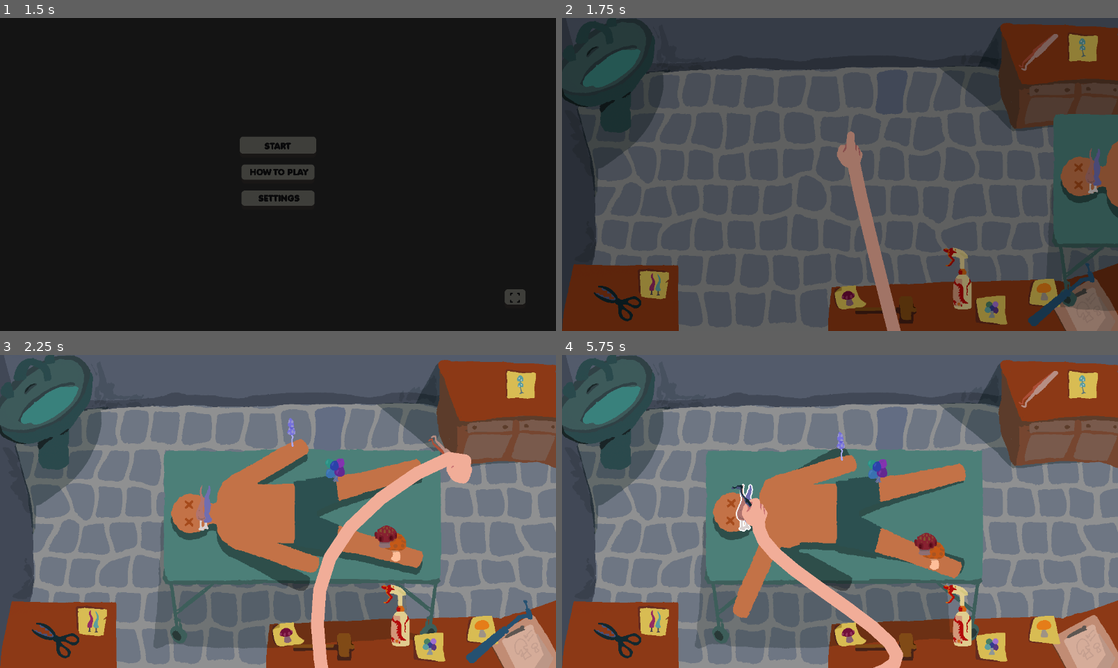
Above: before the commit, frames 1-4 (two rows, left to right).
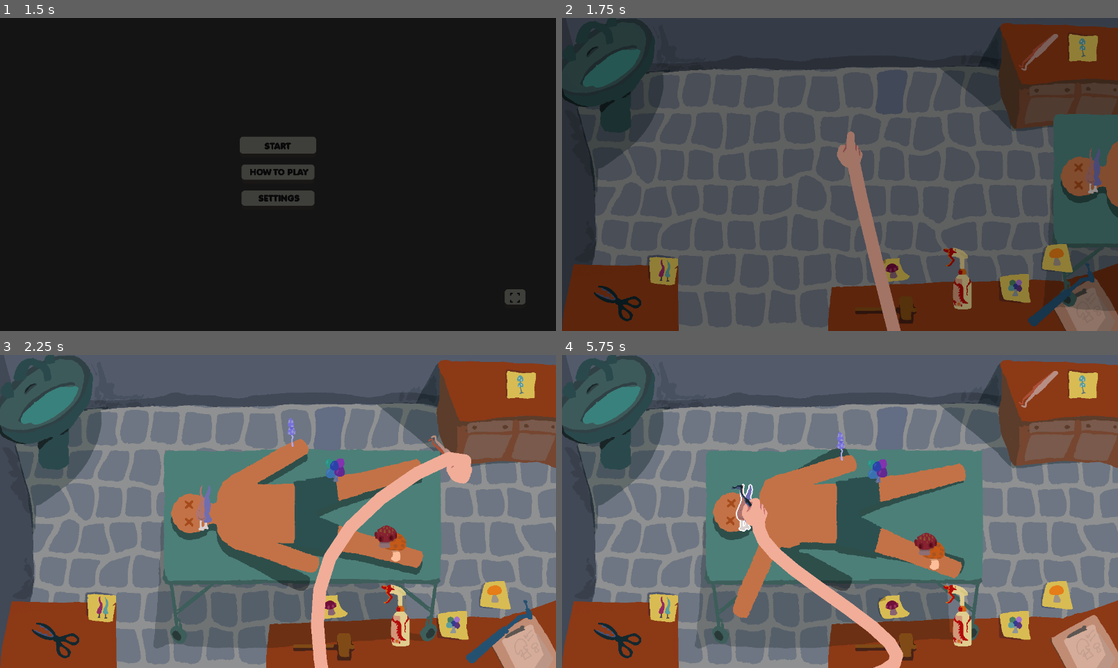
Above: after the commit, the same moments.

Repository: IsaacCerejo/wild-jam-87
Game: Godot game, scene res://scenes/splash_screen_manager/splash_screen_manager.tscn
The game is run twice, just before and just after one commit, with the same random seed, the same clock (stepped at 60 frames per second) and the same inputs. The engine's default icon, where the game draws it, is replaced by a stand-in: a white triangle on a blue panel in a dark square. Sound files missing from this copy of the repository are replaced by a short silence.
Inputs (mouse positions are in pixels of both pictures, inside the frame that each line leads up to):
- Up to frame 1 (1.5 s): tap Enter at 0.5 s; move the mouse to (400, 158) at 0.52 s; click (400, 158) at 0.67 s; click "START" at 1.25 s
- Up to frame 2 (1.75 s): no input
- Up to frame 3 (2.25 s): drag from (478, 389) to (394, 614) at 2.02 s
- Up to frame 4 (5.75 s): click (956, 614) at 2.92 s; drag from (617, 636) to (890, 646) at 3.52 s; drag from (890, 646) to (745, 508) at 4.27 s; drag from (1062, 633) to (745, 508) at 5.02 s

Frame 1 is identical in both runs. In frame 2, 2.9% of the frame differs, in the area x 13-92%, y 72-98%; in frame 3, 3.0%; in frame 4, 3.1%.

Commit message:
feat: dissolving post its

Diff:
--- /dev/null
+++ b/resources/shaders/dissolve.gdshader
@@ -0,0 +1,53 @@
+shader_type canvas_item;
+
+uniform vec3 base_color : source_color = vec3(1.0, 1.0, 1.0);
+uniform vec3 inside_color : source_color = vec3(0.2, 0.2, 0.2);
+
+uniform float dissolve_amount : hint_range(0.0, 1.0) = 0.0;
+
+uniform vec3 glow_color : source_color = vec3(1.0, 0.0, 0.0);
+uniform float glow_intensity = 5.0;
+uniform float glow_border_width : hint_range(0.0, 0.25) = 0.05;
+uniform float glow_border_smoothness : hint_range(0.0, 0.1) = 0.04;
+
+uniform sampler2D noise_texture : source_color;
+
+void fragment() {
+    // Sample textures
+    vec4 tex = texture(TEXTURE, UV);
+    float noise = texture(noise_texture, UV).r;
+
+    // Base dissolve math
+    float border_mask = 0.0;
+    if (dissolve_amount > 0.0) {
+        float border_size = dissolve_amount + glow_border_width;
+
+        border_mask = 1.0 - smoothstep(
+            border_size - glow_border_smoothness,
+            border_size + glow_border_smoothness,
+            noise
+        );
+    }
+
+    // Glow emission
+    vec3 emission = glow_color * border_mask * glow_intensity;
+
+    // Dissolve base surface color
+    vec3 final_color = mix(tex.rgb * base_color, vec3(0.0), border_mask);
+
+    // If back-facing (2D doesn’t have FRONT_FACING, so we ignore)
+    // If you want inside color, you can mix based on dissolve
+    if (noise < dissolve_amount) {
+        final_color = inside_color;
+    }
+
+    COLOR = vec4(final_color, tex.a);
+
+    // Alpha cutout (scissor equivalent)
+    if (noise < dissolve_amount) {
+        discard;
+    }
+
+    // Add emission by overwriting visible color
+    COLOR.rgb += emission;
+}
--- a/scenes/main_game/main_game.tscn
+++ b/scenes/main_game/main_game.tscn
@@ -10,9 +10,11 @@
 [ext_resource type="PackedScene" uid="uid://cfynw7ir82qmn" path="res://scenes/main_game/tool.tscn" id="7_b4n6q"]
 [ext_resource type="Texture2D" uid="uid://dhupda6d3r6f1" path="res://assets/tools/tool_hammer.png" id="7_ebk6p"]
 [ext_resource type="Texture2D" uid="uid://d1wspkbkkygsv" path="res://assets/tools/tool_spray.png" id="7_l774p"]
+[ext_resource type="Script" uid="uid://crlx8tc4ryyvd" path="res://scripts/main_game/post_its.gd" id="8_gxjft"]
 [ext_resource type="Script" uid="uid://vta4rkxv4wv0" path="res://scripts/main_game/player.gd" id="8_r8wn4"]
 [ext_resource type="Texture2D" uid="uid://cep1fth1pjb7p" path="res://assets/background/cama.png" id="8_s87mg"]
 [ext_resource type="Texture2D" uid="uid://dewjajqggymbo" path="res://assets/hand/hand_empty.png" id="9_kwr1i"]
+[ext_resource type="Shader" uid="uid://dp763fss7hgwb" path="res://resources/shaders/dissolve.gdshader" id="9_uddg2"]
 [ext_resource type="Texture2D" uid="uid://kdeakq4xrq8s" path="res://assets/hand/hand_pinca.png" id="10_fxa2l"]
 [ext_resource type="Texture2D" uid="uid://chxpexxxkxr2n" path="res://assets/hand/hand_spray.png" id="11_feobv"]
 [ext_resource type="Texture2D" uid="uid://d3svvioh7o10y" path="res://assets/hand/hand_tesoura.png" id="12_gxjft"]
@@ -75,6 +77,66 @@
 "name": &"tesoura",
 "speed": 5.0
 }]
+
+[sub_resource type="FastNoiseLite" id="FastNoiseLite_uddg2"]
+
+[sub_resource type="NoiseTexture2D" id="NoiseTexture2D_qspar"]
+noise = SubResource("FastNoiseLite_uddg2")
+
+[sub_resource type="ShaderMaterial" id="ShaderMaterial_uddg2"]
+shader = ExtResource("9_uddg2")
+shader_parameter/base_color = Color(1, 1, 1, 1)
+shader_parameter/inside_color = Color(0.2, 0.2, 0.2, 1)
+shader_parameter/dissolve_amount = 0.0
+shader_parameter/glow_color = Color(1, 0, 0, 1)
+shader_parameter/glow_intensity = 5.0
+shader_parameter/glow_border_width = 0.05
+shader_parameter/glow_border_smoothness = 0.04
+shader_parameter/noise_texture = SubResource("NoiseTexture2D_qspar")
+
+[sub_resource type="ShaderMaterial" id="ShaderMaterial_qspar"]
+shader = ExtResource("9_uddg2")
+shader_parameter/base_color = Color(1, 1, 1, 1)
+shader_parameter/inside_color = Color(0.2, 0.2, 0.2, 1)
+shader_parameter/dissolve_amount = 0.0
+shader_parameter/glow_color = Color(1, 0, 0, 1)
+shader_parameter/glow_intensity = 5.0
+shader_parameter/glow_border_width = 0.05
+shader_parameter/glow_border_smoothness = 0.04
+shader_parameter/noise_texture = SubResource("NoiseTexture2D_qspar")
+
+[sub_resource type="ShaderMaterial" id="ShaderMaterial_7mboc"]
+shader = ExtResource("9_uddg2")
+shader_parameter/base_color = Color(1, 1, 1, 1)
+shader_parameter/inside_color = Color(0.2, 0.2, 0.2, 1)
+shader_parameter/dissolve_amount = 0.0
+shader_parameter/glow_color = Color(1, 0, 0, 1)
+shader_parameter/glow_intensity = 5.0
+shader_parameter/glow_border_width = 0.05
+shader_parameter/glow_border_smoothness = 0.04
+shader_parameter/noise_texture = SubResource("NoiseTexture2D_qspar")
+
+[sub_resource type="ShaderMaterial" id="ShaderMaterial_fm6xj"]
+shader = ExtResource("9_uddg2")
+shader_parameter/base_color = Color(1, 1, 1, 1)
+shader_parameter/inside_color = Color(0.2, 0.2, 0.2, 1)
+shader_parameter/dissolve_amount = 0.0
+shader_parameter/glow_color = Color(1, 0, 0, 1)
+shader_parameter/glow_intensity = 5.0
+shader_parameter/glow_border_width = 0.05
+shader_parameter/glow_border_smoothness = 0.04
+shader_parameter/noise_texture = SubResource("NoiseTexture2D_qspar")
+
+[sub_resource type="ShaderMaterial" id="ShaderMaterial_sjufv"]
+shader = ExtResource("9_uddg2")
+shader_parameter/base_color = Color(1, 1, 1, 1)
+shader_parameter/inside_color = Color(0.2, 0.2, 0.2, 1)
+shader_parameter/dissolve_amount = 0.0
+shader_parameter/glow_color = Color(1, 0, 0, 1)
+shader_parameter/glow_intensity = 5.0
+shader_parameter/glow_border_width = 0.05
+shader_parameter/glow_border_smoothness = 0.04
+shader_parameter/noise_texture = SubResource("NoiseTexture2D_qspar")
 
 [sub_resource type="RectangleShape2D" id="RectangleShape2D_r8wn4"]
 size = Vector2(120.32367, 37.60898)
@@ -163,25 +225,35 @@
 [node name="PostIts" type="Node2D" parent="."]
 z_index = -1
 position = Vector2(1140, 550)
+script = ExtResource("8_gxjft")
 
 [node name="TesouraPostIt" type="Sprite2D" parent="PostIts"]
-position = Vector2(-931, 64)
+unique_name_in_owner = true
+material = SubResource("ShaderMaterial_uddg2")
+position = Vector2(-909, 32)
 texture = ExtResource("15_fxa2l")
 
 [node name="SprayPostIt" type="Sprite2D" parent="PostIts"]
-position = Vector2(-150, 120)
+unique_name_in_owner = true
+material = SubResource("ShaderMaterial_qspar")
+position = Vector2(-97, 70)
 texture = ExtResource("16_feobv")
 
 [node name="HammerPostIt" type="Sprite2D" parent="PostIts"]
-position = Vector2(-480, 93)
+unique_name_in_owner = true
+material = SubResource("ShaderMaterial_7mboc")
+position = Vector2(-379, 30)
 texture = ExtResource("17_uddg2")
 
 [node name="PincaPostIt" type="Sprite2D" parent="PostIts"]
+unique_name_in_owner = true
+material = SubResource("ShaderMaterial_fm6xj")
 position = Vector2(58, -482)
 texture = ExtResource("18_qspar")
 
 [node name="DrillPostIt" type="Sprite2D" parent="PostIts"]
-position = Vector2(-29, 80)
+unique_name_in_owner = true
+material = SubResource("ShaderMaterial_sjufv")
 texture = ExtResource("19_7mboc")
 
 [node name="ToolSelector" type="Node2D" parent="."]
--- a/scripts/autoloads/global.gd
+++ b/scripts/autoloads/global.gd
@@ -24,6 +24,8 @@
 
 @warning_ignore("UNUSED_SIGNAL")
 signal round_changed(new_round: int)
+@warning_ignore("UNUSED_SIGNAL")
+signal mushroom_picked(mushroom_type: String)
 
 # Game Controller
 var game_controller: GameController
@@ -32,6 +34,14 @@
 var camera: Camera2D
 var game_ui: MainGameUI
 var time_score: int = 0
+# Bad hardcoded mushroom types, but jam time constraints
+var mushrooms_picked: Dictionary = {
+	"TallMushroom": 0,
+	"JesterMushroom": 0,
+	"BalloonMushroom": 0,
+	"FaceMushroom": 0,
+	"SquishyMushroom": 0
+}
 var mushroom_score: int = 0
 var high_score: int = 0
 
--- a/scripts/main_game/main_game_ui.gd
+++ b/scripts/main_game/main_game_ui.gd
@@ -1,8 +1,8 @@
 extends Control
 class_name MainGameUI
 
-@onready var hud: Control = %HUD
-@onready var pause_menu: Control = %PauseMenu
+@onready var hud: Hud = %HUD
+@onready var pause_menu: PauseMenu = %PauseMenu
 
 func _ready() -> void:
 	Global.game_ui = self
--- a/scripts/main_game/mushrooms/mushroom.gd
+++ b/scripts/main_game/mushrooms/mushroom.gd
@@ -60,6 +60,8 @@
 
 		if result:
 			picked.emit(self)
+			Global.mushroom_picked.emit(get_script().get_global_name())
+			Global.mushrooms_picked[get_script().get_global_name()] += 1
 			AudioManager.create_audio(SoundEffectSettings.SOUND_EFFECT_TYPE.MUSHROOM_PICKED)
 			Global.add_mushroom_score(score_value)
 			await _correct_animation()
--- a/scripts/main_game/patient.gd
+++ b/scripts/main_game/patient.gd
@@ -16,12 +16,11 @@
 @export_range(0, 20) var shroom_deviation: float = 16.5
 
 var _mushrooms: Array[Mushroom] = []
-@onready var mushroom_areas: Array[Line2D] = [$MushroomAreas/Torso/TorsoArea,$MushroomAreas/Head/HeadArea,$MushroomAreas/LeftArm/LeftArmArea,$MushroomAreas/RightArm/RightArmArea,$MushroomAreas/LeftLeg/LeftLegArea,$MushroomAreas/RightLeg/RightLegArea]
+@onready var mushroom_areas: Array[Line2D] = [$MushroomAreas/Torso/TorsoArea, $MushroomAreas/Head/HeadArea, $MushroomAreas/LeftArm/LeftArmArea, $MushroomAreas/RightArm/RightArmArea, $MushroomAreas/LeftLeg/LeftLegArea, $MushroomAreas/RightLeg/RightLegArea]
 var unused_base_points: Array[Vector2] = []
 
 # Called when the node enters the scene tree for the first time.
 func _ready() -> void:
-
 	pass
 	#TODO: spawn body with random skin
 
@@ -33,7 +32,7 @@
 		new_mushroom.picked.connect(_on_mushroom_picked)
 		new_mushroom.z_index = 1
 		_mushrooms.append(new_mushroom)
-		var affected_area = mushroom_areas[randi_range(0,len(mushroom_areas)-1)]
+		var affected_area = mushroom_areas[randi_range(0, len(mushroom_areas) - 1)]
 		affected_area.add_child(new_mushroom)
 		new_mushroom.set_position(find_mushroom_position(affected_area))
 
@@ -42,7 +41,7 @@
 	if _mushrooms.size() == 0:
 		cured.emit()
 
-func find_mushroom_position(affected_area:Line2D) -> Vector2:
+func find_mushroom_position(affected_area: Line2D) -> Vector2:
 	var new_mushroom_position := Vector2()
 
 	# Always use different base points
--- /dev/null
+++ b/scripts/main_game/post_its.gd
@@ -0,0 +1,45 @@
+extends Node2D
+
+# Maximum number of mushrooms to pick before fully dissolving the post-it
+@export var dissolve_threshold: int = 25
+
+@onready var post_its := {
+	"TallMushroom": %PincaPostIt,
+	"JesterMushroom": %TesouraPostIt,
+	"BalloonMushroom": %SprayPostIt,
+	"FaceMushroom": %DrillPostIt,
+	"SquishyMushroom": %HammerPostIt
+}
+
+
+func _ready() -> void:
+	Global.mushroom_picked.connect(_on_mushroom_picked)
+
+func _on_mushroom_picked(mushroom_type: String) -> void:
+	if not post_its.has(mushroom_type):
+		return
+
+	# Get sprite associated with this mushroom type
+	var sprite: Sprite2D = post_its[mushroom_type]
+
+	# Make sure sprite has a shader material
+	var mat := sprite.material as ShaderMaterial
+	if mat == null:
+		return
+
+	# Compute dissolve value based on progress
+	var count: int = Global.mushrooms_picked[mushroom_type]
+	var target_value: float = clamp(float(count) / float(dissolve_threshold), 0.0, 1.0)
+
+	# Tween the shader uniform
+	var tween := create_tween()
+	tween.tween_property(
+		mat,
+		"shader_parameter/dissolve_amount",
+		target_value,
+		0.4
+	).set_trans(Tween.TRANS_SINE).set_ease(Tween.EASE_OUT)
+
+	# If fully dissolved, hide sprite at the end
+	if target_value >= 1.0:
+		tween.tween_callback(func(): sprite.visible = false)
Not shown, added: resources/shaders/dissolve.gdshader.uid
Not shown: 1 places in scenes/main_game/main_game.tscn that only renumber resources
Not shown, added: scripts/main_game/post_its.gd.uid
